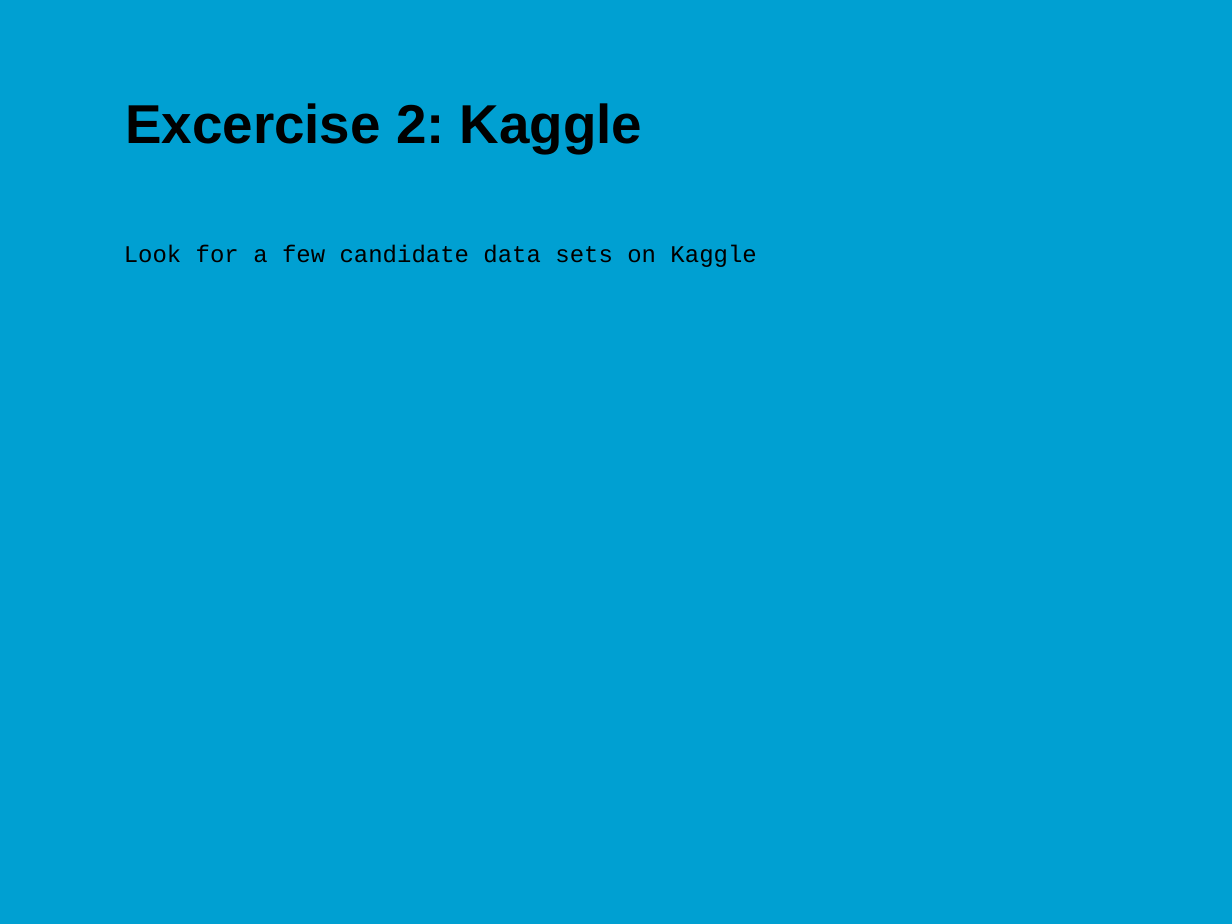
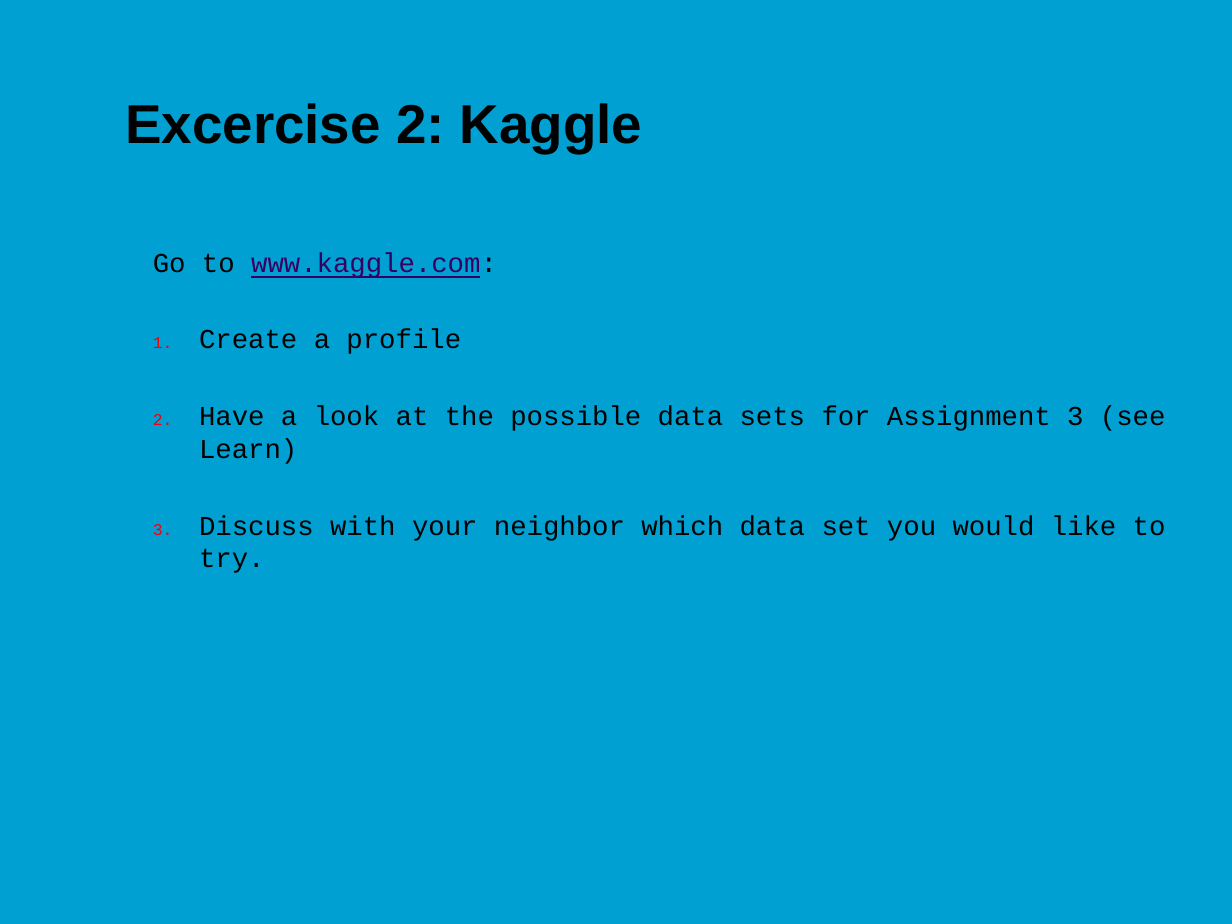
Before and after one commit to jonasmoons/data-driven-learning, a slide deck: slide 20 of slides/ddl-w6l1.pptx (slide 14 before the commit). Drawn at 1232x924 pixels with LibreOffice and Linux fonts; fonts in the diff are those of the drawing; background and template pictures are left out. Boxes give left, top, right and bottom in pixels: in the first picture for what was removed or moved away, otherwise in the second. Text is boxed around its words. In the diff, an @@ line names an element or a change of style, - is before the commit and + after.

```diff
--- a/slides/ddl-w6l1.pptx
+++ b/slides/ddl-w6l1.pptx
@@ text at [153,253,1166,573]: text changed; size 14 to 16 pt @@
-Look for a few candidate data sets on Kaggle
+Go to www.kaggle.com:
+1. Create a profile
+2. Have a look at the possible data sets for Assignment 3 (see Learn)
+3. Discuss with your neighbor which data set you would like to try.
```
Also in this commit, not shown: 4 other slides changed, 22 slides added, 11 slides removed, 7 other files.
